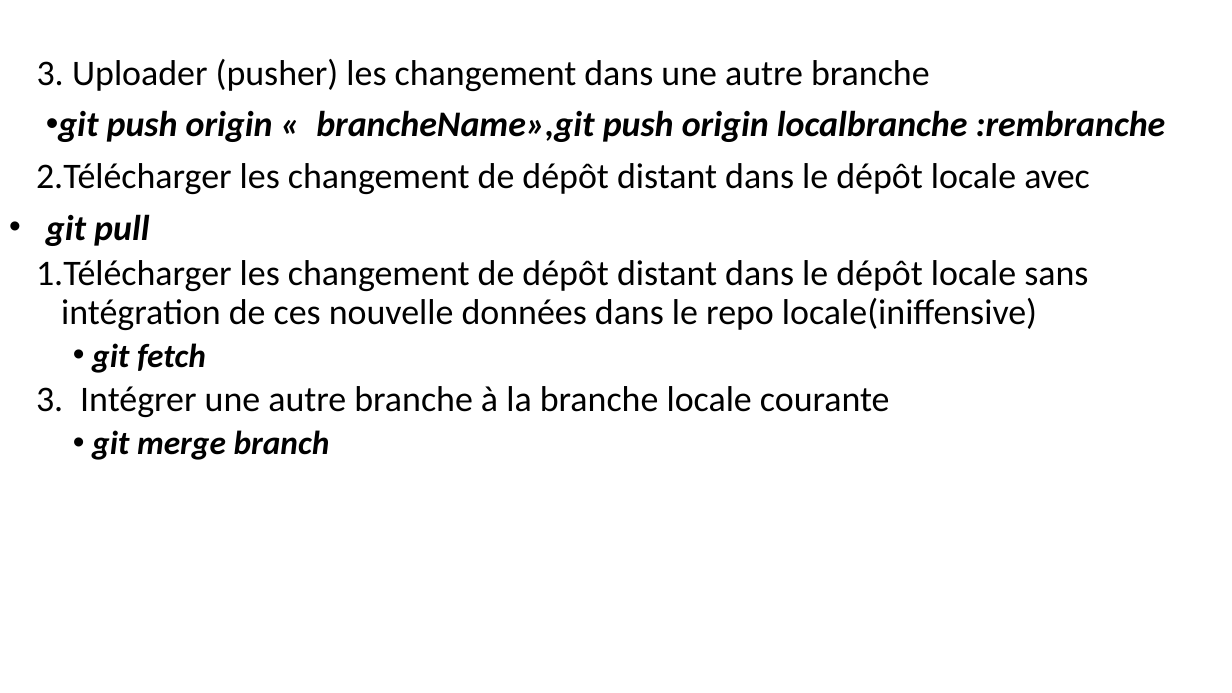
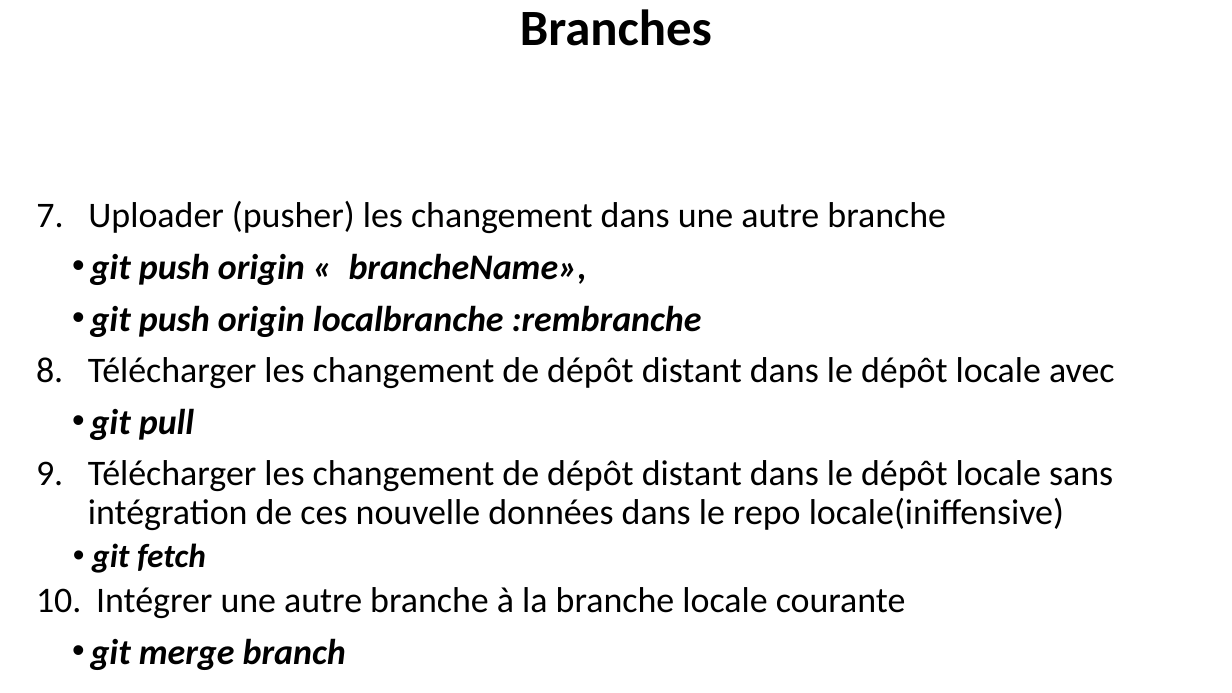
Before and after one commit to belakebiboussad/form, a slide deck: slide 14 of Formation Git.pptx (slide 15 before the commit). Drawn at 1232x693 pixels with LibreOffice and Linux fonts; fonts in the diff are those of the drawing. Boxes give left, top, right and bottom in pixels: in the first picture for what was removed or moved away, otherwise in the second. Text is boxed around its words. In the diff, an @@ line names an element or a change of style, - is before the commit and + after.

```diff
--- a/Formation Git.pptx
+++ b/Formation Git.pptx
@@ title added at (520, 9, 712, 46), 39.6 pt, text #000000, bold @@
+Branches
@@ text "Uploader (pusher) les changement dans ...": place and size @@
-text "Uploader (pusher) les changement dans ..." at (36, 59, 1166, 460)
+text "Uploader (pusher) les changement dans ..." at (88, 201, 1114, 670)
@@ text at (88, 201, 1114, 670): size 26 to 28 pt in "git merge branch"; indent changed; more space between paragraphs @@
@@ text at (91, 253, 702, 337): text changed @@
-• git push origin « brancheName»,git push origin localbranche :rembranche
+• git push origin « brancheName»,
+• git push origin localbranche :rembranche
```
Also in this commit, not shown: 17 other slides changed, 3 slides added, 2 other files.
